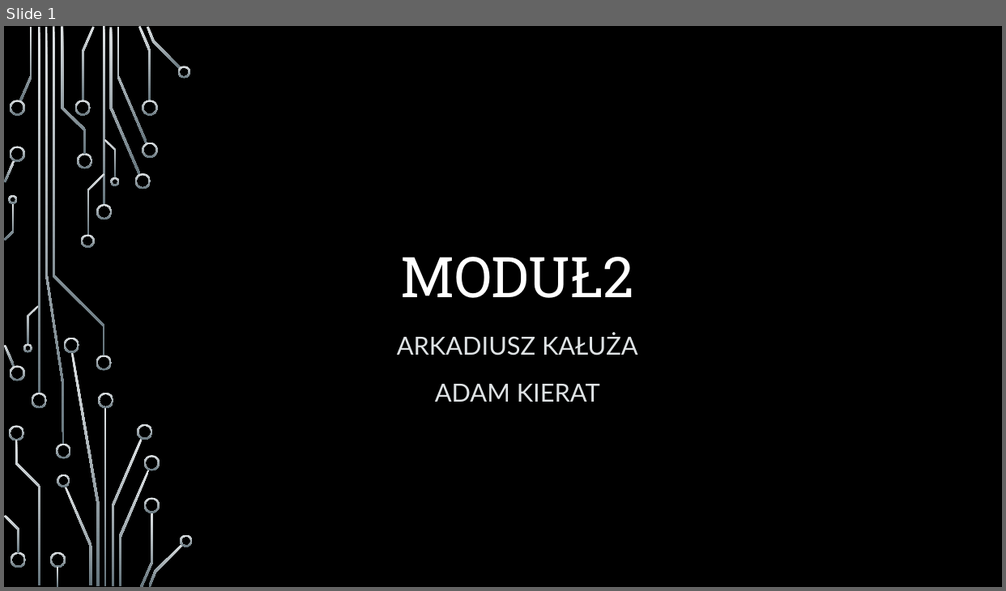
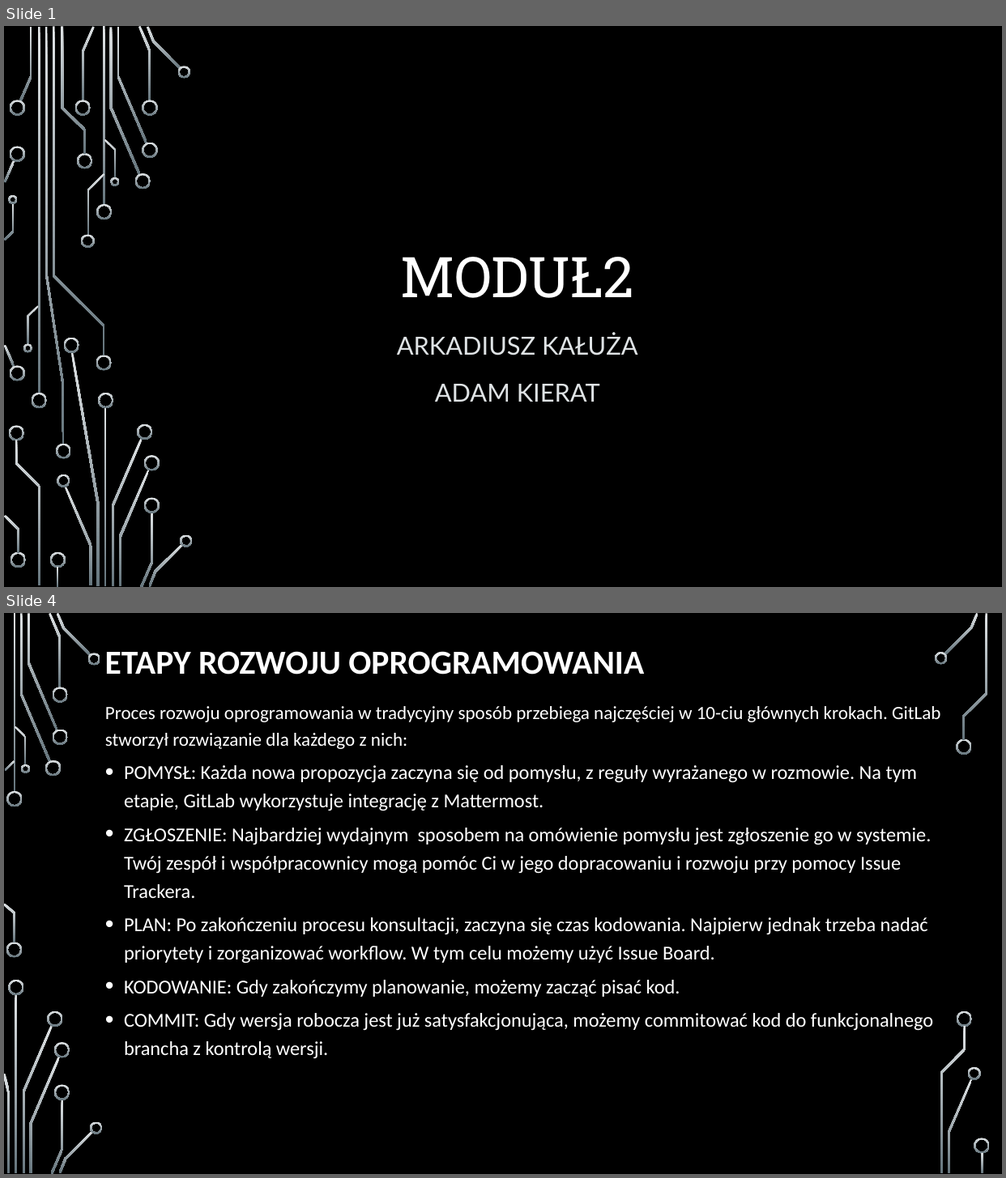
Before and after one commit to arcziko9/ZarzadzanieSystemamiInformatycznymiPOLSL, a slide deck: Projekt2/Adam_Kierat_Arkadiusz_Kałuża_Modul2_prezentacja.pptx. Shown one above the other, each under a label of ours: slide 1 before the commit, slides 1 and 4 after it; the slides between them are not shown. The pictures are 1006x591 and 1006x1178 pixels, drawn with LibreOffice and Linux fonts; fonts in the diff are those of the drawing; background and template pictures are left out. Boxes give left, top, right and bottom in pixels: in the first picture for what was removed or moved away, otherwise in the second. Text is boxed around its words. In the diff, an @@ line names an element or a change of style, - is before the commit and + after.

```diff
--- a/Projekt2/Adam_Kierat_Arkadiusz_Kałuża_Modul2_prezentacja.pptx
+++ b/Projekt2/Adam_Kierat_Arkadiusz_Kałuża_Modul2_prezentacja.pptx
@@ slide 4 added at [4,613,1002,1174], background picture (left out) @@
@@ title added at [105,651,644,675], 32.4 pt, text #FFFFFF, bold @@
+ETAPY ROZWOJU OPROGRAMOWANIA
@@ text added at [105,706,940,1059], 19 pt, text #FFFFFF @@
+    Proces rozwoju oprogramowania w tradycyjny sposób przebiega najczęściej w 10-ciu głównych krokach. GitLab stworzył rozwiązanie dla każdego z nich:
+    • POMYSŁ: Każda nowa propozycja zaczyna się od pomysłu, z reguły wyrażanego w rozmowie. Na tym etapie, GitLab wykorzystuje integrację z Mattermost.
+    • ZGŁOSZENIE: Najbardziej wydajnym sposobem na omówienie pomysłu jest zgłoszenie go w systemie. Twój zespół i współpracownicy mogą pomóc Ci w jego dopracowaniu i rozwoju przy pomocy Issue Trackera.
+    • PLAN: Po zakończeniu procesu konsultacji, zaczyna się czas kodowania. Najpierw jednak trzeba nadać priorytety i zorganizować workflow. W tym celu możemy użyć Issue Board.
+    • KODOWANIE: Gdy zakończymy planowanie, możemy zacząć pisać kod.
+    • COMMIT: Gdy wersja robocza jest już satysfakcjonująca, możemy commitować kod do funkcjonalnego brancha z kontrolą wersji.
@@ group added at [4,613,990,1174]: 33 freeform shapes, 3 rectangles @@
```
Also in this commit, not shown: 1 slide changed, 13 other slides added, 4 other files.
